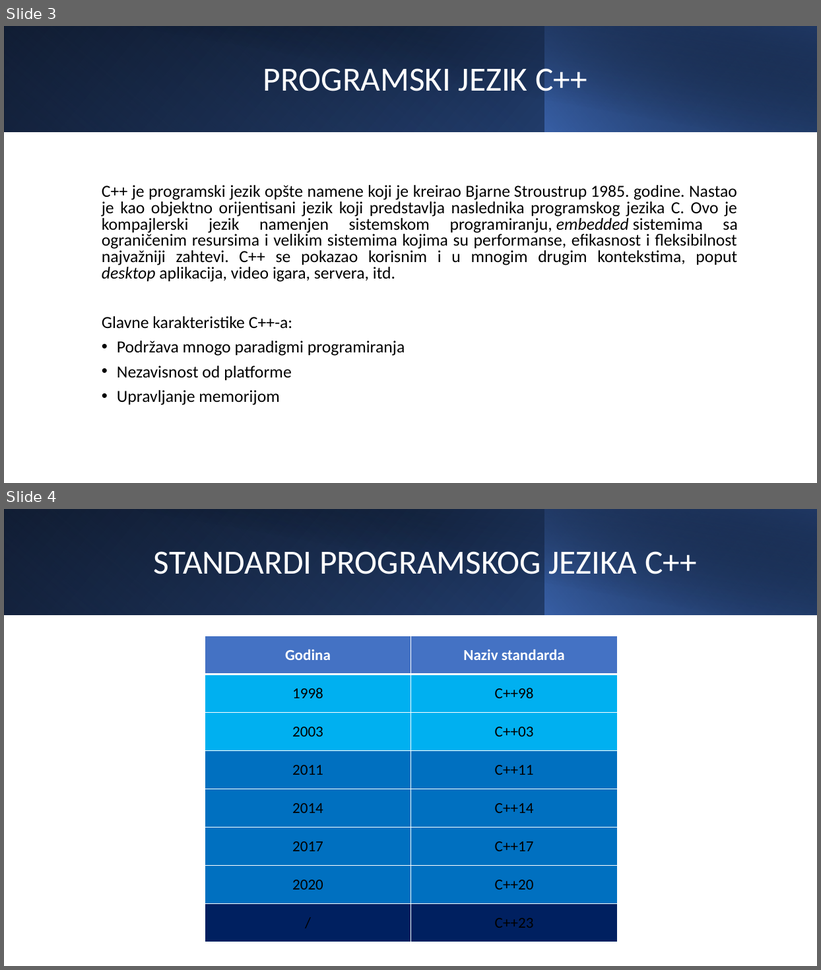
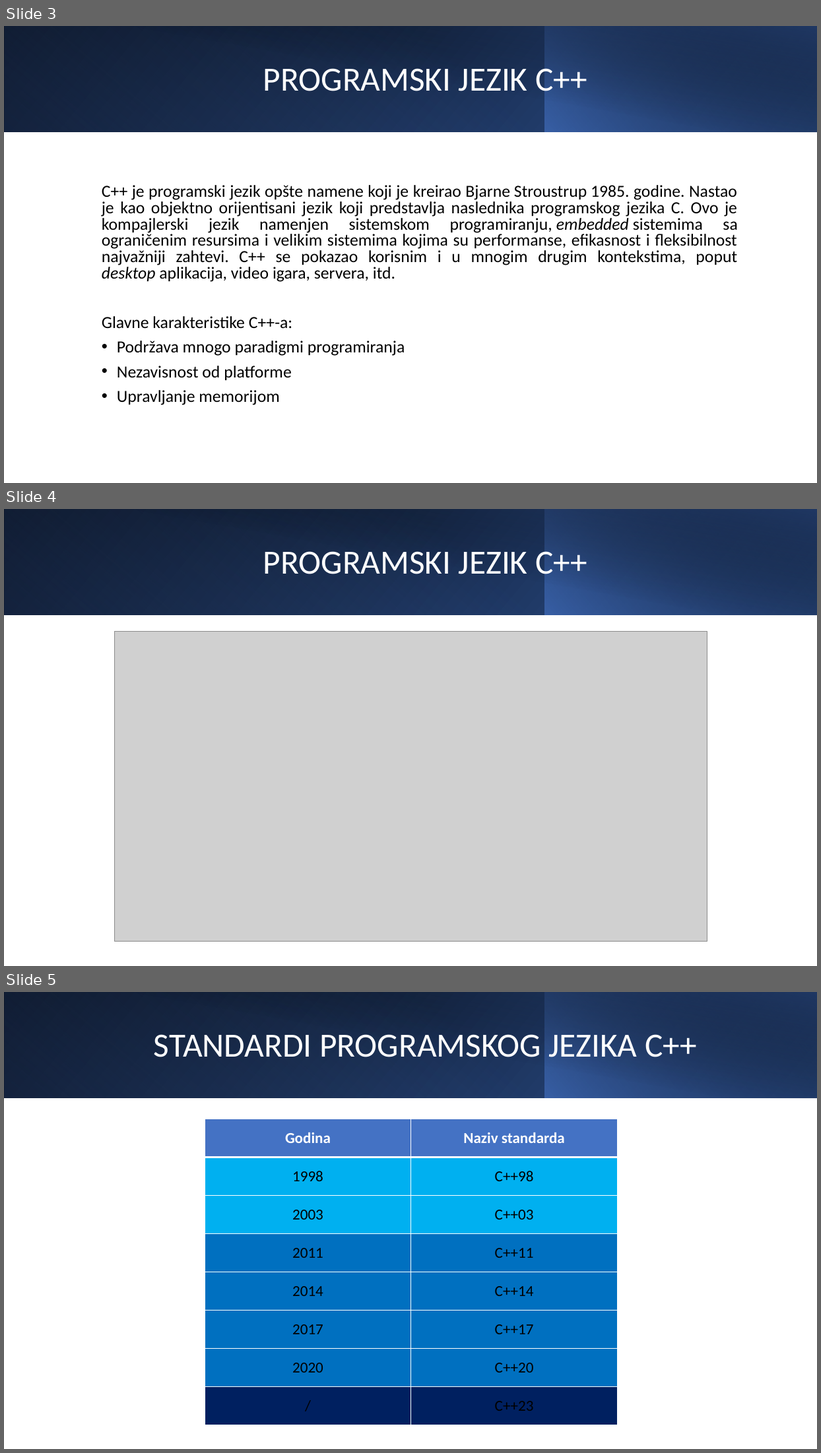
Before and after one commit to grujevmilan/NSI_projekat, a slide deck: NSI - C++.pptx. Shown one above the other, each under a label of ours: slides 3 and 4 before the commit, slides 3, 4 and 5 after it. The pictures are 821x970 and 821x1453 pixels, drawn with LibreOffice and Linux fonts; fonts in the diff are those of the drawing; grey boxes stand for pictures. Boxes give left, top, right and bottom in pixels: in the first picture for what was removed or moved away, otherwise in the second. Text is boxed around its words. In the diff, an @@ line names an element or a change of style, - is before the commit and + after.

```diff
--- a/NSI - C++.pptx
+++ b/NSI - C++.pptx
@@ slide 4 added at (4,509,817,966), background #FFFFFF @@
@@ rectangle added at (4,509,817,615), fill gradient #000000 to #2F5597 @@
@@ rectangle added at (4,509,546,615), fill gradient #4472C4 to #203864 @@
@@ rectangle added at (34,509,817,616), fill gradient #000000 to #203864 @@
@@ rectangle added at (545,509,817,615), fill gradient #4472C4 to #000000 @@
@@ title added at (263,546,587,574), 40 pt, text #FFFFFF @@
+PROGRAMSKI JEZIK C++
@@ picture added at (114,632,708,942) @@
@@ what was slide 4 is now slide 5 @@
```
Also in this commit, not shown: 6 other slides added.
